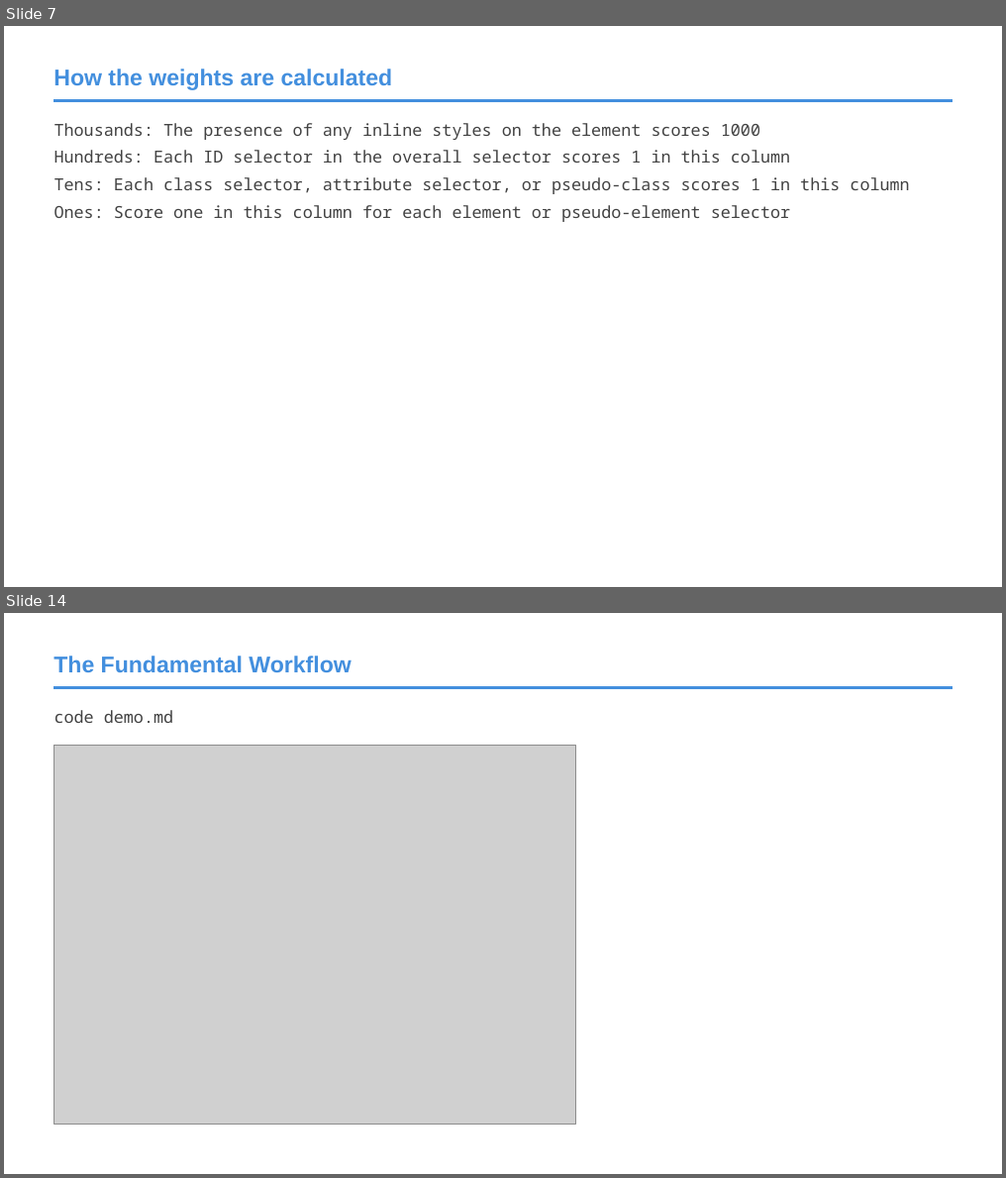
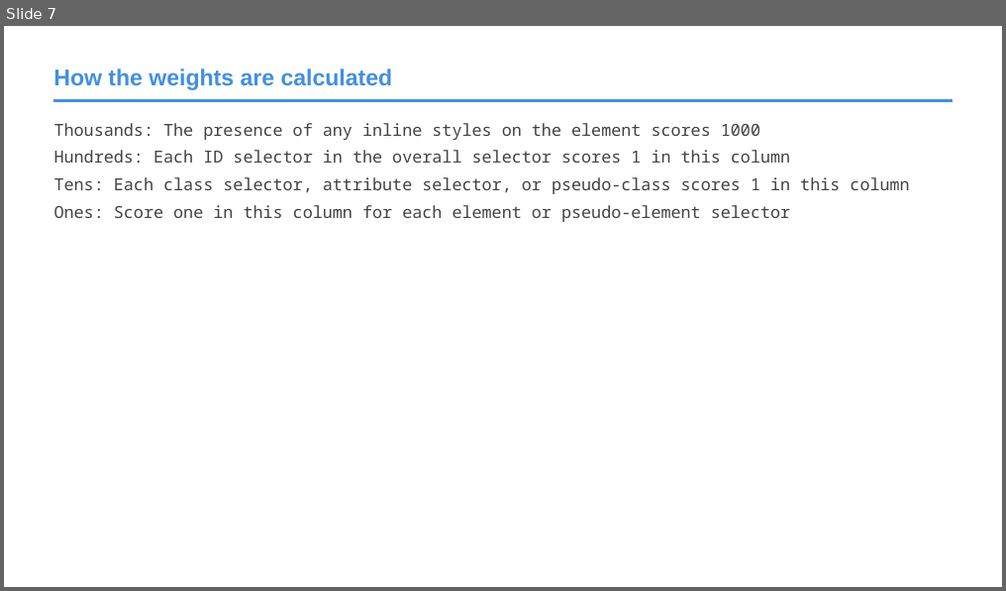
Before and after one commit to roblarsen/rob-larsen-presentations, a slide deck: css-bootstrap.pptx. Shown one above the other, each under a label of ours: slides 7 and 14 before the commit, slide 7 after it; the slides between them are not shown. The pictures are 1006x1178 and 1006x591 pixels, drawn with LibreOffice and Linux fonts; fonts in the diff are those of the drawing; grey boxes stand for pictures; background and template pictures are left out. Boxes give left, top, right and bottom in pixels: in the first picture for what was removed or moved away, otherwise in the second. Text is boxed around its words. In the diff, an @@ line names an element or a change of style, - is before the commit and + after.

```diff
--- a/css-bootstrap.pptx
+++ b/css-bootstrap.pptx
@@ slide 14 removed at [4,613,1002,1174], background #FFFFFF; not listed: 1 template element that a slide beside it also shows @@
@@ title removed at [54,656,350,672] @@
-The Fundamental Workflow
@@ text removed at [54,710,173,723] @@
-code demo.md
@@ picture removed at [54,746,576,1124] @@
```
Also in this commit, not shown: 4 slides changed, 29 slides added, 31 other slides removed.
